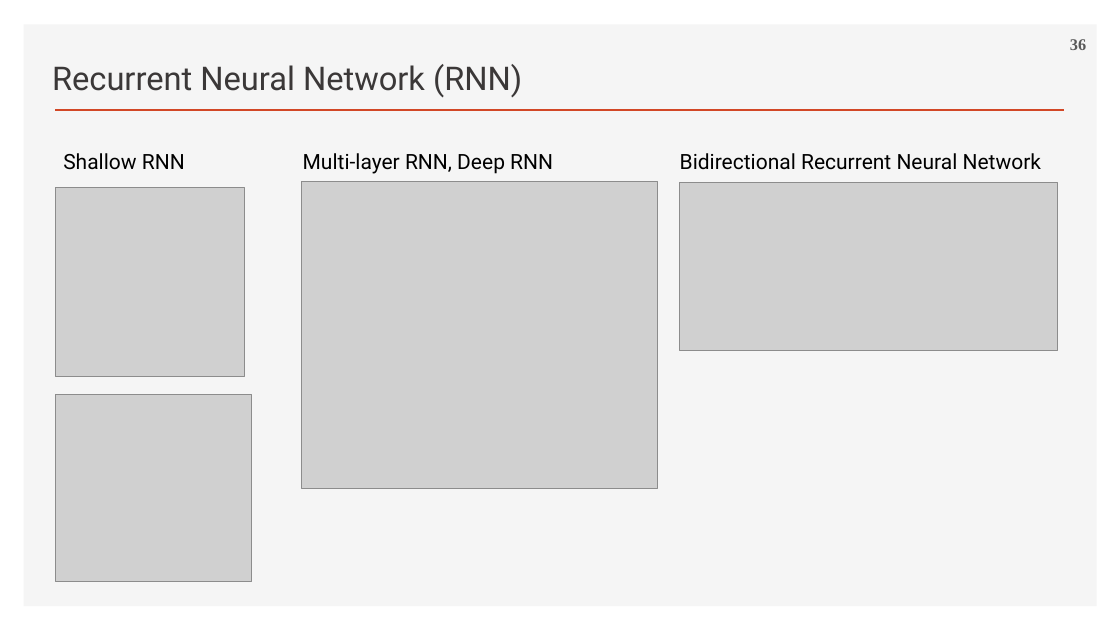
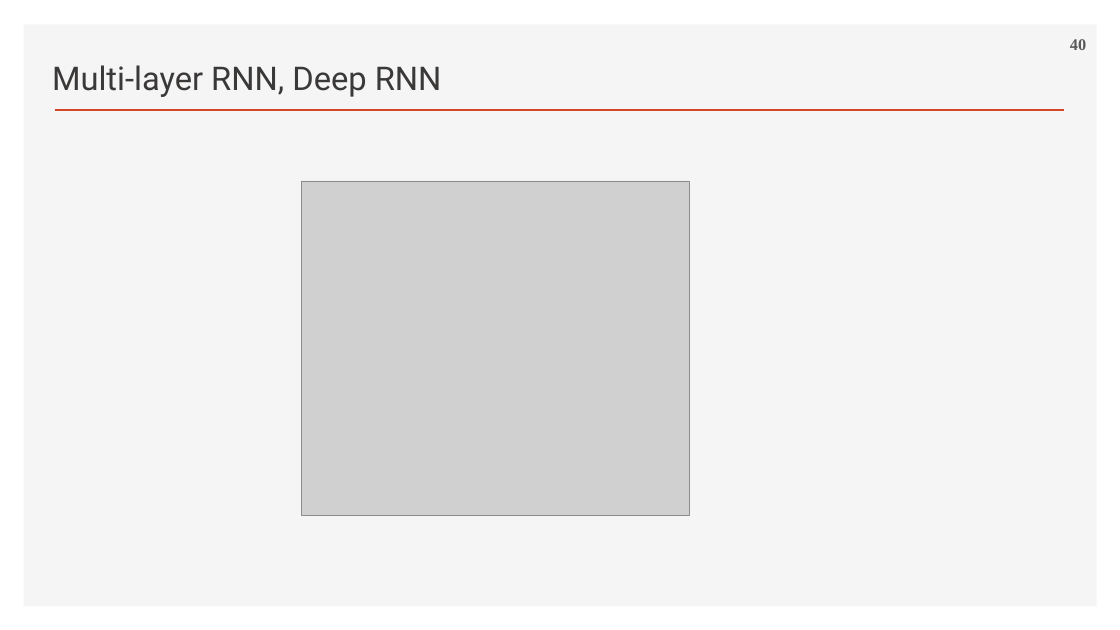
Before and after one commit to ancestor9/2026_Fall_Deep-Learning-with-Python, a slide deck: slide 40 of Chapter 13 Timeseries forecasting.pptx (slide 36 before the commit). Drawn at 1120x630 pixels with LibreOffice and Linux fonts; fonts in the diff are those of the drawing; grey boxes stand for pictures; background and template pictures are left out. Boxes give left, top, right and bottom in pixels: in the first picture for what was removed or moved away, otherwise in the second. Text is boxed around its words. In the diff, an @@ line names an element or a change of style, - is before the commit and + after.

```diff
--- a/Chapter 13 Timeseries forecasting.pptx
+++ b/Chapter 13 Timeseries forecasting.pptx
@@ text "Multi-layer RNN, Deep RNN": place and size @@
-text "Multi-layer RNN, Deep RNN" at bbox=[303, 153, 553, 174]
+text "Multi-layer RNN, Deep RNN" at bbox=[52, 65, 442, 97]
@@ text "Multi-layer RNN, Deep RNN" at bbox=[52, 65, 442, 97]: size 18 to 28 pt, text colour #000000 to #3B3838; line spacing 1 to 0.9; vertical alignment top to middle @@
@@ page number at bbox=[1070, 39, 1086, 50]: text changed @@
-36
+40
@@ text removed at bbox=[52, 64, 522, 98] @@
-Recurrent Neural Network (RNN)
@@ text removed at bbox=[63, 153, 185, 170] @@
-Shallow RNN
@@ text removed at bbox=[680, 153, 1041, 170] @@
-Bidirectional Recurrent Neural Network
@@ picture removed at bbox=[55, 187, 245, 376] @@
@@ picture: place and size @@
-picture at bbox=[302, 181, 658, 489]
+picture at bbox=[302, 181, 690, 516]
@@ picture removed at bbox=[680, 183, 1058, 351] @@
@@ picture removed at bbox=[55, 395, 252, 582] @@
```
Also in this commit, not shown: 2 other slides changed, 5 slides added.
